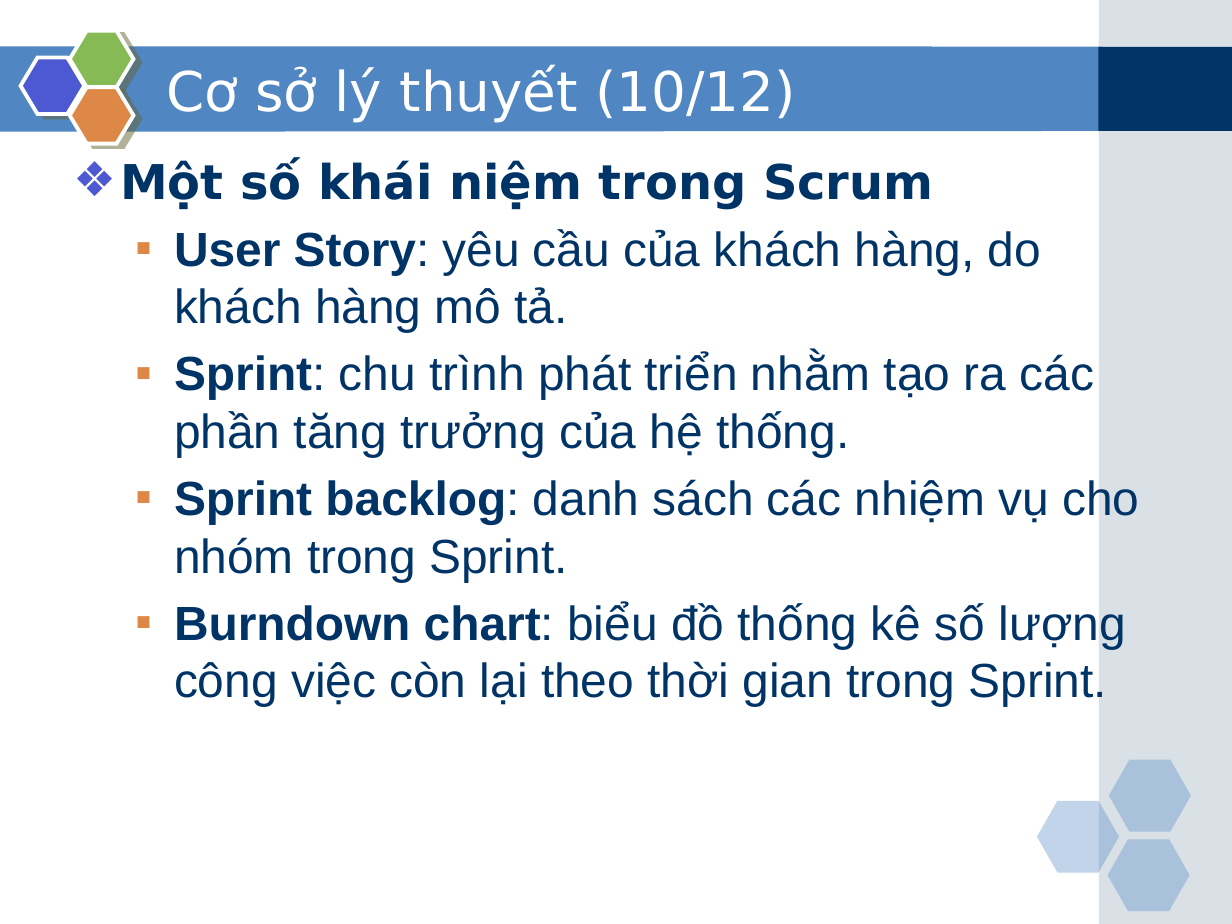
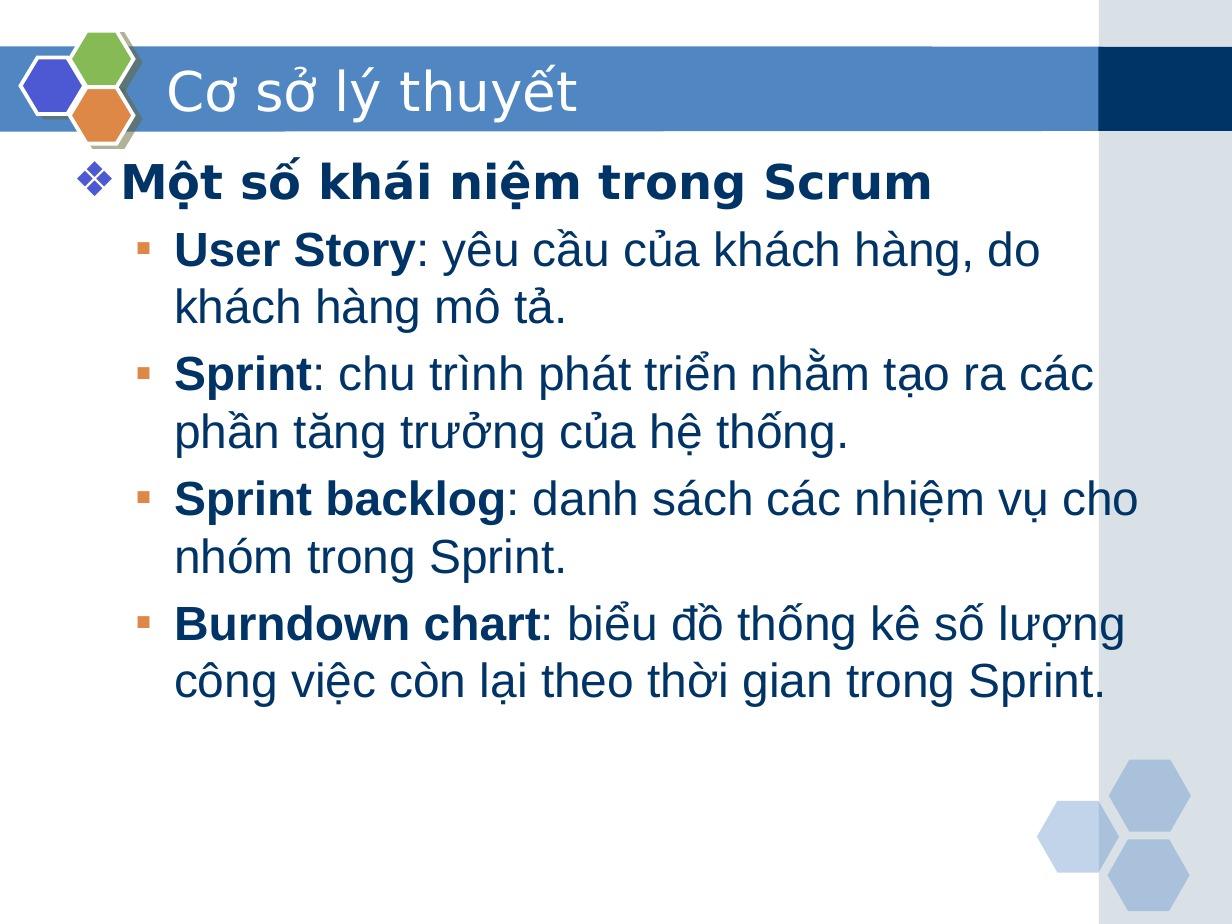
Before and after one commit to phamduong/graduation-project-agile-tool, a slide deck: slide 15 of Báo cáo/Slide bao cao.pptx. Drawn at 1232x924 pixels with LibreOffice and Linux fonts; fonts in the diff are those of the drawing. Boxes give left, top, right and bottom in pixels: in the first picture for what was removed or moved away, otherwise in the second. Text is boxed around its words. In the diff, an @@ line names an element or a change of style, - is before the commit and + after.

```diff
--- a/Báo cáo/Slide bao cao.pptx
+++ b/Báo cáo/Slide bao cao.pptx
@@ title at box(166, 66, 578, 122): text changed @@
-Cơ sở lý thuyết (10/12)
+Cơ sở lý thuyết
```
Also in this commit, not shown: 15 other slides changed, 7 other files.
